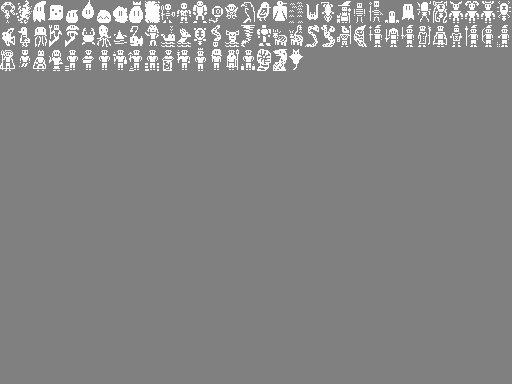
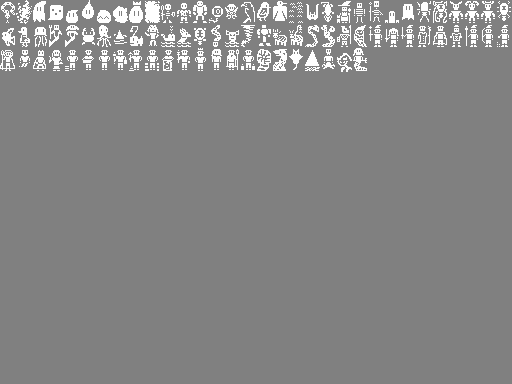
Layer changes from the first 512 × 384 image to the second:
painted on "Background" over [305, 48, 367, 72]
